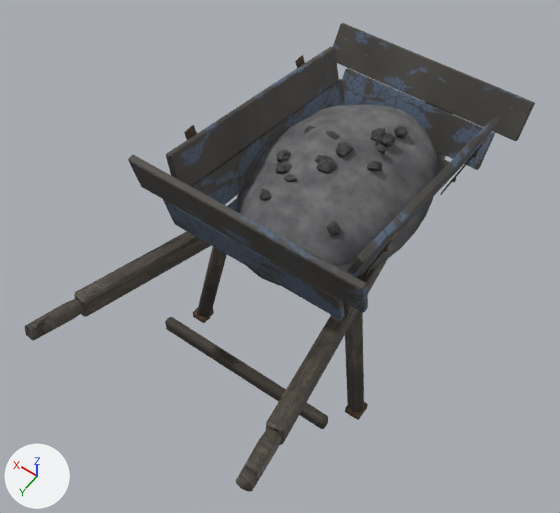
Before and after pictures for a commit that changed the Blender file plugins/painted-place/brief/store/parts/wheelbarrow.blend.
Rendered twice from a 50 mm lens placed at (-0.749, 1.314, 2.167), pointed at (0.07, 0.167, 0.365). Every picture has the same lights, and +X, +Y and +Z are marked at lower left. The picture after the commit comes second.

The first picture shows 'wheelbarrow ash', 'wheelbarrow back board 1', 'wheelbarrow back board 2', 'wheelbarrow clinker', 'wheelbarrow front board 1', 'wheelbarrow front board 2', 'wheelbarrow leg brace', 'wheelbarrow sideboard left 2', 'wheelbarrow sideboard right 1', 'wheelbarrow sideboard right 2', 'wheelbarrow stringer left', 'wheelbarrow stringer right' and 14 more.
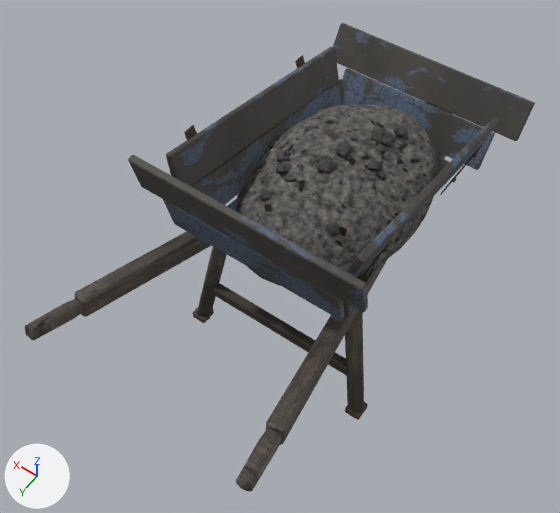
Changed parts and their boxes [x1, y1, x2, y2] in the pictures (560 x 513 px):
'wheelbarrow ash', recoloured: [237, 104, 437, 268] in both
'wheelbarrow leg brace', moved, rescaled (16% narrower, 17% shorter): before [165, 317, 328, 429]; after [212, 283, 348, 376]

What changed in the scene script:
```text
Add mat_made___ash:
    mat_made___ash = bpy.data.materials.new('MADE • ash')
    # nodes: BsdfPrincipled, Bump, MapRange, Math, Mix, OutputMaterial, TexCoord, TexNoise, TexVoronoi, ValToRGB, VectorMath
    # colours: dark grey #38383a, grey #95918b, black #27221f
Change me_wheelbarrow_leg_brace:
    used by ob_wheelbarrow_leg_brace; parent = ob_wheelbarrow_1; location = (0.279, 0.24, 0.546); rotation_euler = (1.571, 0.0, 1.571), in degrees (90, 0, 90)
    remove me_wheelbarrow_leg_brace.from_pydata(...)  # 24 vertices, 26 faces; spans x 0.195..0.225, y -0.398..-0.353, z -0.569..0.011
    add me_wheelbarrow_leg_brace.from_pydata(...)  # 24 vertices, 26 faces; spans x 0.195..0.225, y -0.398..-0.353, z -0.537..-0.02
    me_wheelbarrow_leg_brace part 1: the whole mesh is scaled about its middle by (1, 1, 0.891)
Change me_wheelbarrow_ash:
    where me_wheelbarrow_ash.from_pydata(...)  # 482 vertices, 512 faces; spans x -0.252..0.252, y -0.389..0.349, z 0.512..0.684
    remove me_wheelbarrow_ash.materials.append(mat_part___wheelbarrow__stove_ash)
    add me_wheelbarrow_ash.materials.append(mat_made___ash)
Change ob_wheelbarrow_leg_brace:
    ob_wheelbarrow_leg_brace.location: (0.279, 0.24, 0.546) -> (0.279, 0.0551, 0.546)
```
